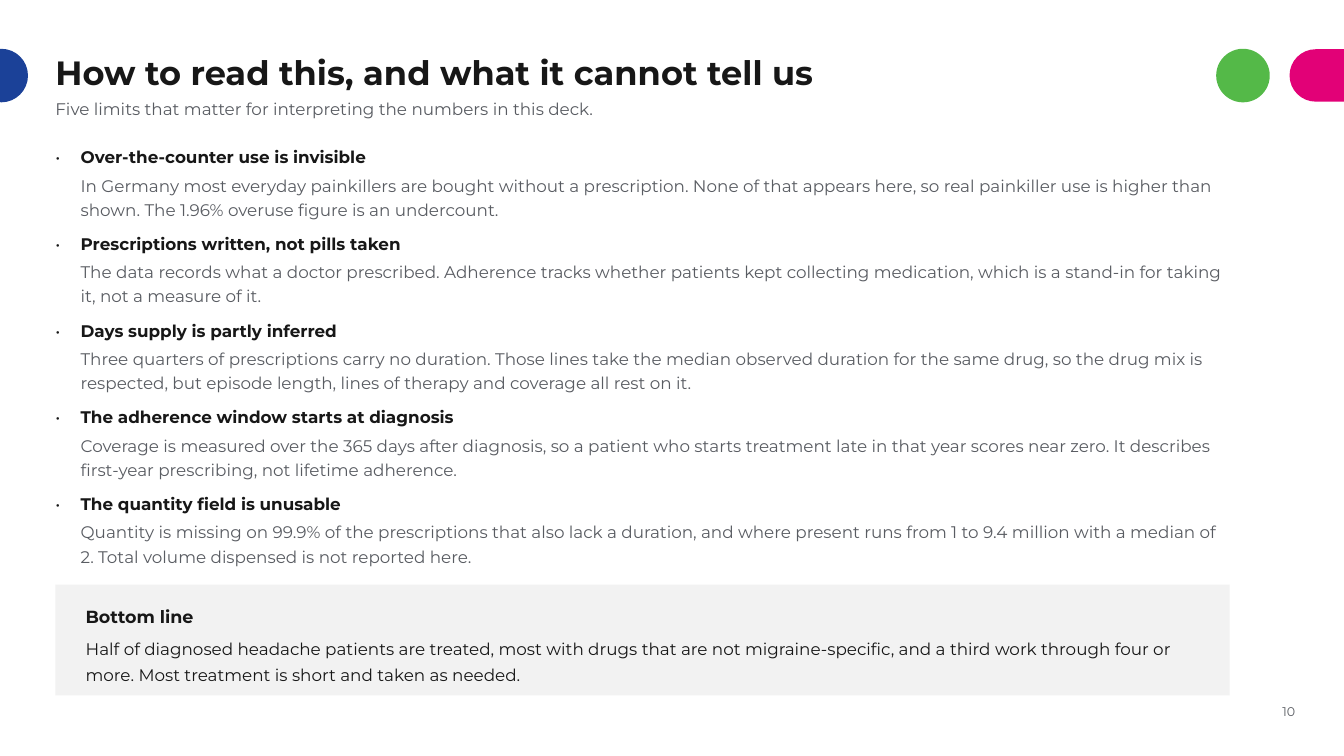
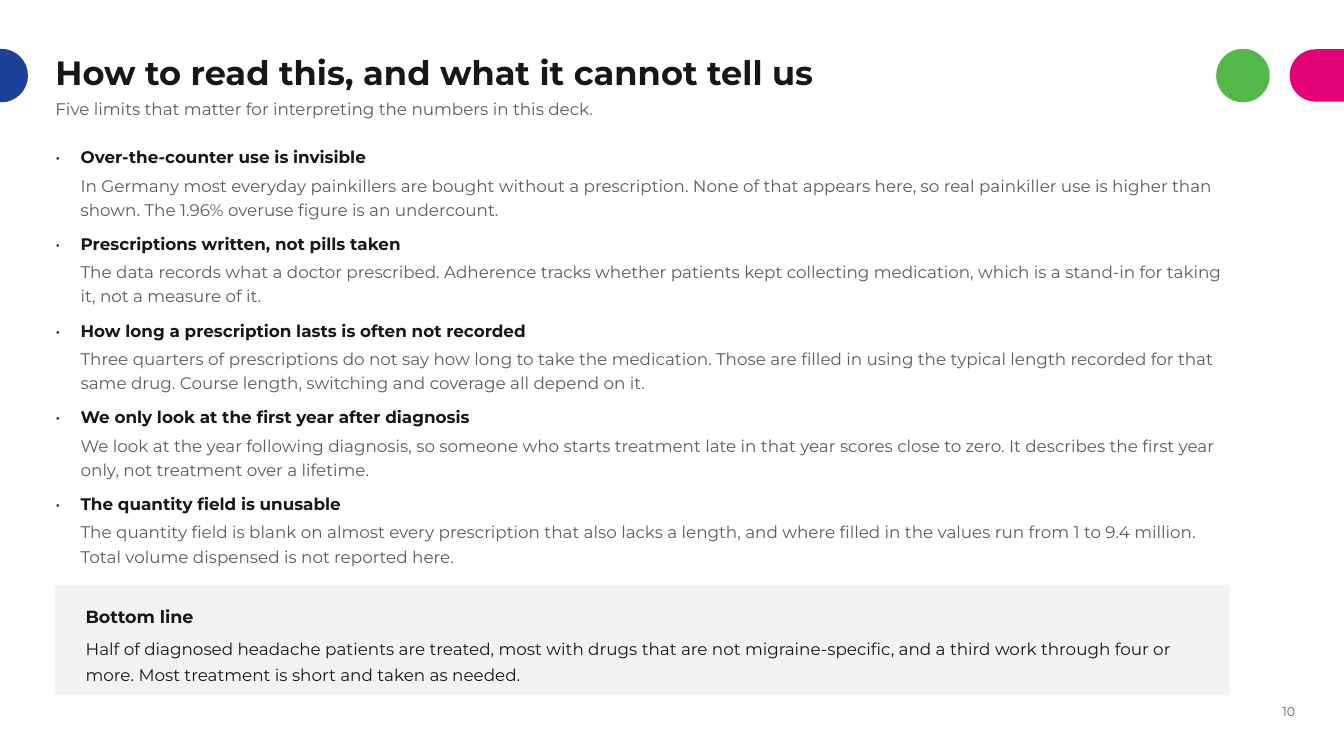
Before and after one commit to rj-irvine/de-migraine, a slide deck: slide 11 of documents/DE_Migraine_Treatment_Patterns_Summary.pptx. Drawn at 1344x756 pixels with LibreOffice and Linux fonts; fonts in the diff are those of the drawing. Boxes give left, top, right and bottom in pixels: in the first picture for what was removed or moved away, otherwise in the second. Text is boxed around its words. In the diff, an @@ line names an element or a change of style, - is before the commit and + after.

```diff
--- a/documents/DE_Migraine_Treatment_Patterns_Summary.pptx
+++ b/documents/DE_Migraine_Treatment_Patterns_Summary.pptx
@@ text at (x1=81, y1=324, x2=525, y2=341): text changed @@
-Days supply is partly inferred
+How long a prescription lasts is often not recorded
@@ text at (x1=81, y1=352, x2=1213, y2=393): text changed @@
-Three quarters of prescriptions carry no duration. Those lines take the median observed duration for the same drug, so the drug mix is respected, but episode length, lines of therapy and coverage all rest on it.
+Three quarters of prescriptions do not say how long to take the medication. Those are filled in using the typical length recorded for that same drug. Course length, switching and coverage all depend on it.
@@ text at (x1=81, y1=410, x2=469, y2=427): text changed @@
-The adherence window starts at diagnosis
+We only look at the first year after diagnosis
@@ text at (x1=81, y1=439, x2=1214, y2=480): text changed @@
-Coverage is measured over the 365 days after diagnosis, so a patient who starts treatment late in that year scores near zero. It describes first-year prescribing, not lifetime adherence.
+We look at the year following diagnosis, so someone who starts treatment late in that year scores close to zero. It describes the first year only, not treatment over a lifetime.
@@ text at (x1=81, y1=525, x2=1195, y2=566): text changed @@
-Quantity is missing on 99.9% of the prescriptions that also lack a duration, and where present runs from 1 to 9.4 million with a median of 2. Total volume dispensed is not reported here.
+The quantity field is blank on almost every prescription that also lacks a length, and where filled in the values run from 1 to 9.4 million. Total volume dispensed is not reported here.
```
Also in this commit, not shown: 3 other slides changed, 2 other files.
